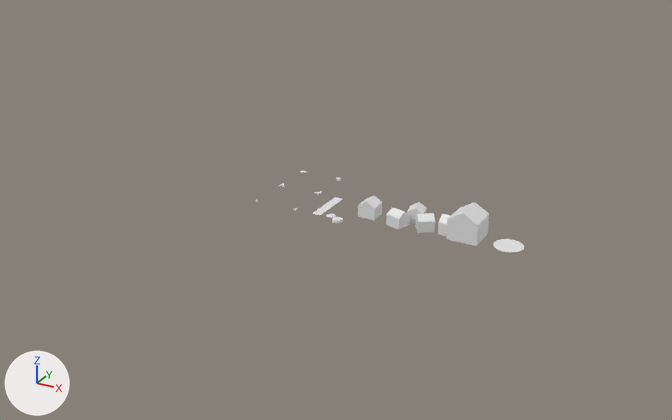
Two versions of the Blender file assets/models.blend, one commit apart.
The view is the same before and after, from a 50 mm lens placed at (10.4, -15.32, 7.86), pointed at (1.4, 1.04, -0.32). Arrows for +X, +Y and +Z are at lower left; the lights stay in place. The first picture is the older version.

In view in the first picture: 'house_001', 'house_002', 'house_003', 'hover', 'hover_active', 'road_001', 'road_join', 'road_segment', 'road_stone'.
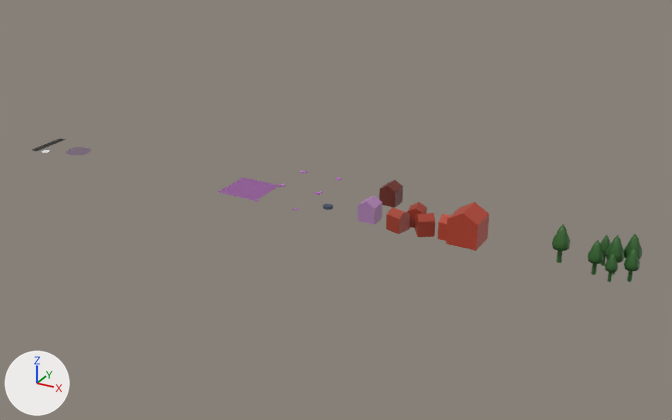
What changed in the scene script:
```text
Change me_hover:
    where me_hover.from_pydata(...)  # 64 vertices, 44 faces, 8 loose edges; spans x -0.512..0.512, y -0.013..0.013, z -0.512..0.512
    add me_hover.materials.append(mat_material)  # picture img_palette_png
Change me_house_002:
    used by ob_house_002; location = (3.5, 0.5, 0.0); rotation_euler = (-1.571, 0.0, 0.0), in degrees (-90, 0, 0)
    remove me_house_002.from_pydata(...)  # 30 vertices, 21 faces; spans x -0.498..0.501, y -0.337..0.0, z -0.355..0.442
    add me_house_002.from_pydata(...)  # 30 vertices, 21 faces; spans x -0.498..0.501, y -0.337..0.1, z -0.355..0.442
    me_house_002 part 1: all 12 vertices in x -0.498..0.501, y 0.0, z -0.355..0.442 are moved by (0.0, 0.1, 0.0)
    me_house_002 part 2: texture (UV) coordinates of 21 of 21 faces, centred in x -0.453..0.406, y -0.287..0.0, z -0.31..0.406, changed; they spanned u 0.12..0.88, v 0.0..1.0 and now span u 0.16..0.16, v 0.78..0.78
    add me_house_002.materials.append(mat_material)  # picture img_palette_png
Change me_road_001:
    where me_road_001.from_pydata(...)  # 16 vertices, 1 face; spans x -0.3..0.3, y 0.0, z -0.3..0.3
    add me_road_001.materials.append(mat_material)  # picture img_palette_png
Change me_house_001:
    used by ob_house_001; location = (2.5, 0.5, 0.0); rotation_euler = (-1.571, 0.0, 0.0), in degrees (-90, 0, 0)
    remove me_house_001.from_pydata(...)  # 10 vertices, 7 faces; spans x -0.187..0.188, y -0.375..0.0, z -0.188..0.188
    add me_house_001.from_pydata(...)  # 10 vertices, 7 faces; spans x -0.187..0.188, y -0.375..0.1, z -0.188..0.188
    me_house_001 part 3
    add for i in [2, 3, 6, 7]: me_house_001.vertices[i].co += Vector((0.0, 0.1, 0.0))
    add me_house_001.materials.append(mat_material)  # picture img_palette_png
Change me_house_003:
    used by ob_house_003; location = (4.5, 0.5, 0.0); rotation_euler = (-1.571, 0.0, 0.0), in degrees (-90, 0, 0)
    remove me_house_003.from_pydata(...)  # 20 vertices, 14 faces; spans x -0.401..0.458, y -0.625..0.0, z -0.312..0.312
    add me_house_003.from_pydata(...)  # 20 vertices, 14 faces; spans x -0.401..0.458, y -0.625..0.1, z -0.312..0.312
    me_house_003 part 4
    add for i in [2, 3, 6, 7, 12, 13, 16, 17]: me_house_003.vertices[i].co += Vector((0.0, 0.1, 0.0))
    me_house_003 part 5: texture (UV) coordinates of 14 of 14 faces, centred in x -0.401..0.458, y -0.531..0.0, z -0.312..0.312, changed; they spanned u 0.12..0.88, v 0.0..1.0 and now span u 0.23..0.23, v 0.78..0.78
    add me_house_003.materials.append(mat_material)  # picture img_palette_png
Change me_road_segment:
    where me_road_segment.from_pydata(...)  # 4 vertices, 1 face; spans x -0.1..0.1, y 0.0, z 0.0..1.0
    add me_road_segment.materials.append(mat_material)  # picture img_palette_png
Change me_hover_active:
    where me_hover_active.from_pydata(...)  # 64 vertices, 44 faces; spans x -0.512..0.512, y -0.013..0.013, z -0.512..0.512
    add me_hover_active.materials.append(mat_material)  # picture img_palette_png
Change me_road_stone:
    where me_road_stone.from_pydata(...)  # 22 vertices, 13 faces; spans x -0.114..0.108, y -0.01..0.043, z -0.094..0.107
    add me_road_stone.materials.append(mat_material)  # picture img_palette_png
Change ob_road_001:
    ob_road_001.location: (5.5, 0.5, 0.0) -> (-5.5, 0.5, 0.0)
Change ob_road_segment:
    ob_road_segment.location: (1.5, 0.0, 0.0) -> (-6.5, 0.0, 0.0)
Change ob_road_join:
    ob_road_join.location: (1.8, 0.1, 0.0) -> (-6.2, 0.1, 0.0)
Change ob_road_stone:
    ob_road_stone.location: (2.0, 0.0, 0.0) -> (1.5, 0.5, 0.0)
Add ob_tile_bg:
    ob_tile_bg = bpy.data.objects.new('tile_bg', me_tile_bg)  # 4 vertices, 1 face; spans x -0.5..0.5, y 0.0, z -0.5..0.5; in mat_material (picture img_palette_png)
    ob_tile_bg.location = (-0.5, 0.5, 0.0)
    ob_tile_bg.rotation_euler = (-1.571, 0.0, 0.0)  # degrees (-90, 0, 0)
Add ob_house_004:
    ob_house_004 = bpy.data.objects.new('house.004', me_house_004)  # 10 vertices, 7 faces; spans x -0.187..0.188, y -0.375..0.1, z -0.188..0.188; in mat_material (picture img_palette_png)
    ob_house_004.location = (2.5, 1.5, 0.0)
    ob_house_004.rotation_euler = (-1.571, 0.0, 0.0)  # degrees (-90, 0, 0)
Add ob_tree_002:
    ob_tree_002 = bpy.data.objects.new('tree.002', me_tree_002)  # 360 vertices, 528 faces, 6 loose edges; spans x -0.449..0.482, y -0.681..0.1, z -0.436..0.414; in mat_material (picture img_palette_png)
    ob_tree_002.location = (7.5, 0.5, 0.0)
    ob_tree_002.rotation_euler = (-1.571, 0.0, 0.0)  # degrees (-90, 0, 0)
Add ob_tree_001:
    ob_tree_001 = bpy.data.objects.new('tree.001', me_tree_001)  # 60 vertices, 88 faces; spans x -0.171..0.171, y -0.681..0.1, z -0.163..0.163; in mat_material (picture img_palette_png)
    ob_tree_001.location = (6.5, 0.5, 0.0)
    ob_tree_001.rotation_euler = (-1.571, 0.0, 0.0)  # degrees (-90, 0, 0)
```

Location of each change, (x1, y1, x2, y2) in pixels of the pictures (672 x 420 px; the box of a moved part takes in the faces that stretch with it):
'house_003', recoloured, reshaped, surface changed (white to red, 11% taller)
    before: (438, 202, 489, 246)
    after: (438, 202, 489, 251)
'tree.002', added (green)
    after: (588, 234, 642, 282)
'house_002', recoloured, reshaped, surface changed (white to red, 12% taller)
    before: (386, 202, 435, 233)
    after: (386, 202, 435, 237)
'tile_bg', added (purple)
    after: (218, 178, 279, 201)
'house_001', recoloured, reshaped (white to purple, 20% taller)
    before: (358, 196, 382, 220)
    after: (358, 196, 382, 225)
'house.004', added (brown)
    after: (379, 180, 403, 208)
'road_001', recoloured, moved
    before: (493, 239, 524, 253)
    after: (66, 147, 91, 156)
'tree.001', added
    after: (552, 225, 570, 263)
'road_segment', recoloured, moved
    before: (312, 197, 342, 215)
    after: (32, 138, 66, 151)
'road_stone', recoloured, moved
    before: (332, 217, 343, 223)
    after: (323, 204, 333, 210)
'hover_active', recoloured
    both: (280, 170, 342, 194)
'road_join', moved
    before: (326, 214, 336, 217)
    after: (42, 150, 49, 153)
'hover', recoloured
    both: (255, 185, 320, 211)
part 1 of me_house_002, moved or reshaped
    before: (386, 208, 435, 233)
    after: (386, 208, 435, 237)
part 2 of me_house_002, surface changed (white to red)
    both: (386, 202, 435, 233)
part 3 of me_house_001, moved or reshaped
    before: (358, 202, 382, 220)
    after: (358, 202, 382, 225)
part 4 of me_house_003, moved or reshaped
    before: (438, 213, 489, 246)
    after: (438, 213, 489, 251)
part 5 of me_house_003, surface changed (grey to red)
    both: (438, 202, 489, 246)
